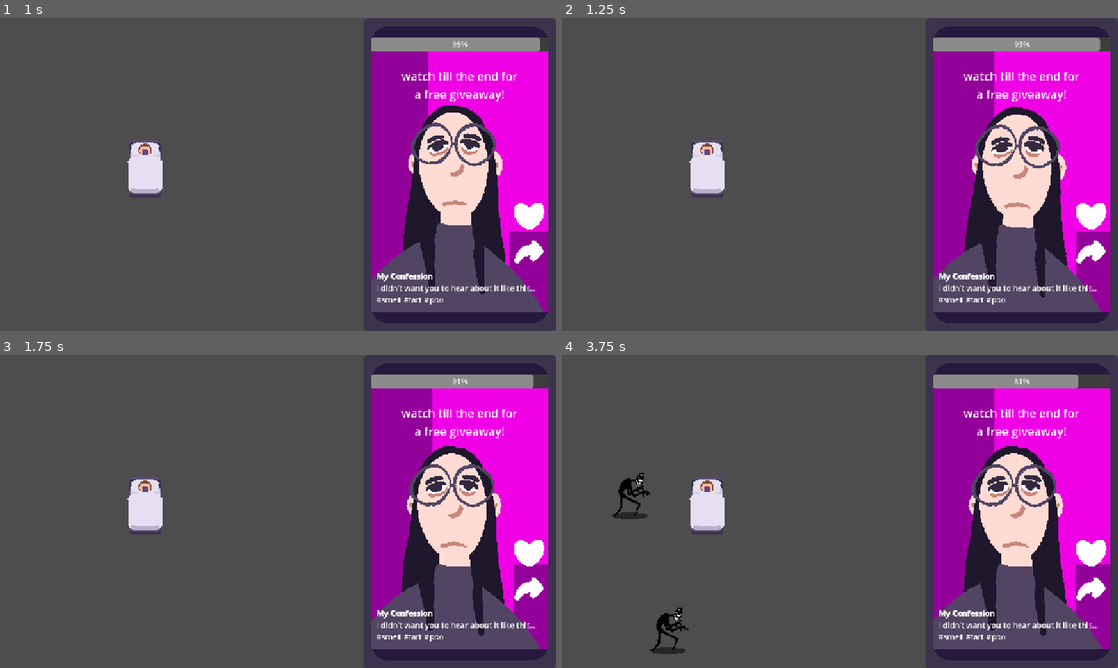
Above: before the commit, frames 1-4 (two rows, left to right).
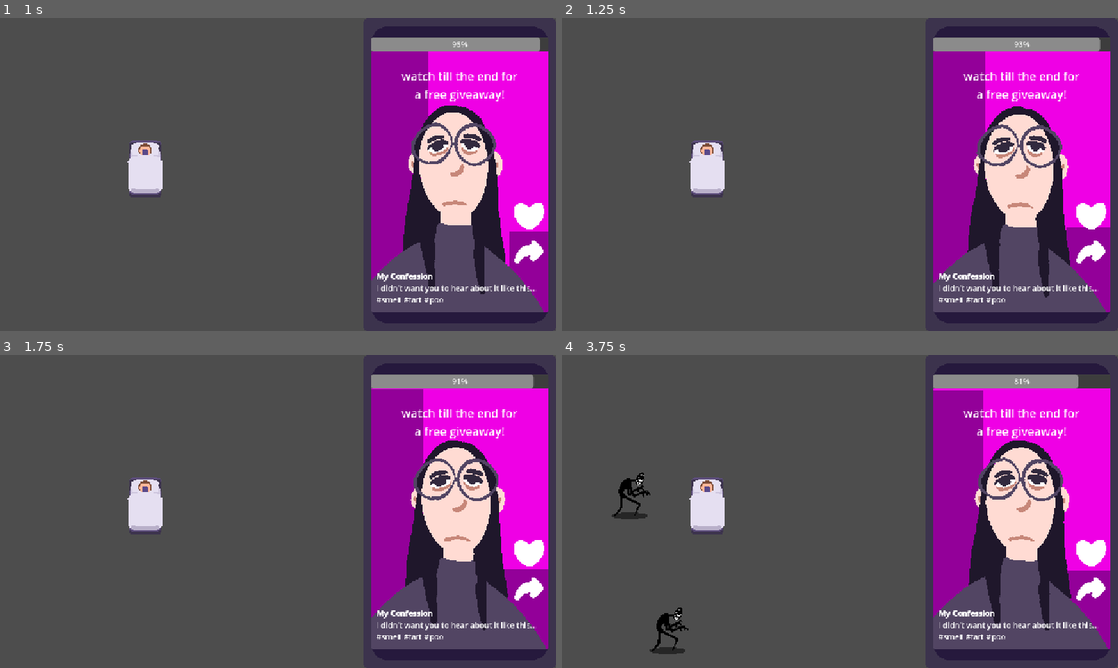
Above: after the commit, the same moments.

Repository: orbital-mage/gmtk-2025
Game: Godot game, scene res://game.tscn
Two runs of this game, one before a commit and one after it. Both use one fixed random seed, a clock stepped at 60 frames per second and the inputs below.
Inputs (mouse positions are in pixels of both pictures, inside the frame that each line leads up to):
- Up to frame 1 (1 s): move the mouse to (461, 180) at 0.52 s; press the mouse at (461, 180) at 0.53 s
- Up to frame 2 (1.25 s): no input
- Up to frame 3 (1.75 s): move the mouse to (166, 527) at 1.27 s; release the mouse at (166, 527) at 1.28 s; tap Tab (spawn) at 1.35 s; click (166, 527) at 1.42 s
- Up to frame 4 (3.75 s): move the mouse to (895, 442) at 2.02 s; press the mouse at (895, 442) at 2.03 s; move the mouse to (812, 574) at 2.77 s; release the mouse at (812, 574) at 2.78 s; tap Tab (spawn) at 2.85 s; click (812, 574) at 2.92 s; move the mouse to (1006, 558) at 3.52 s; press the mouse at (1006, 558) at 3.53 s

Frame 1 is identical in both runs. In frame 2, 2.4% of the frame differs, in the area x 66-99%, y 10-94%; in frame 3, 4.1%; in frame 4, 4.8%.

Commit message:
audio duration

Diff:
--- a/phone/video.gd
+++ b/phone/video.gd
@@ -7,7 +7,6 @@
 @export var video_scene: PackedScene
 @export var text_content: String
 @export var audio: AudioStream
-@export var duration: float
 
 var video: VideoContent
 
@@ -32,7 +31,7 @@
 	video = video_scene.instantiate()
 	content.add_child(video)
 
-	timer.wait_time = duration
+	timer.wait_time = audio.get_length()
 
 func play() -> void:
 	timer.start()
